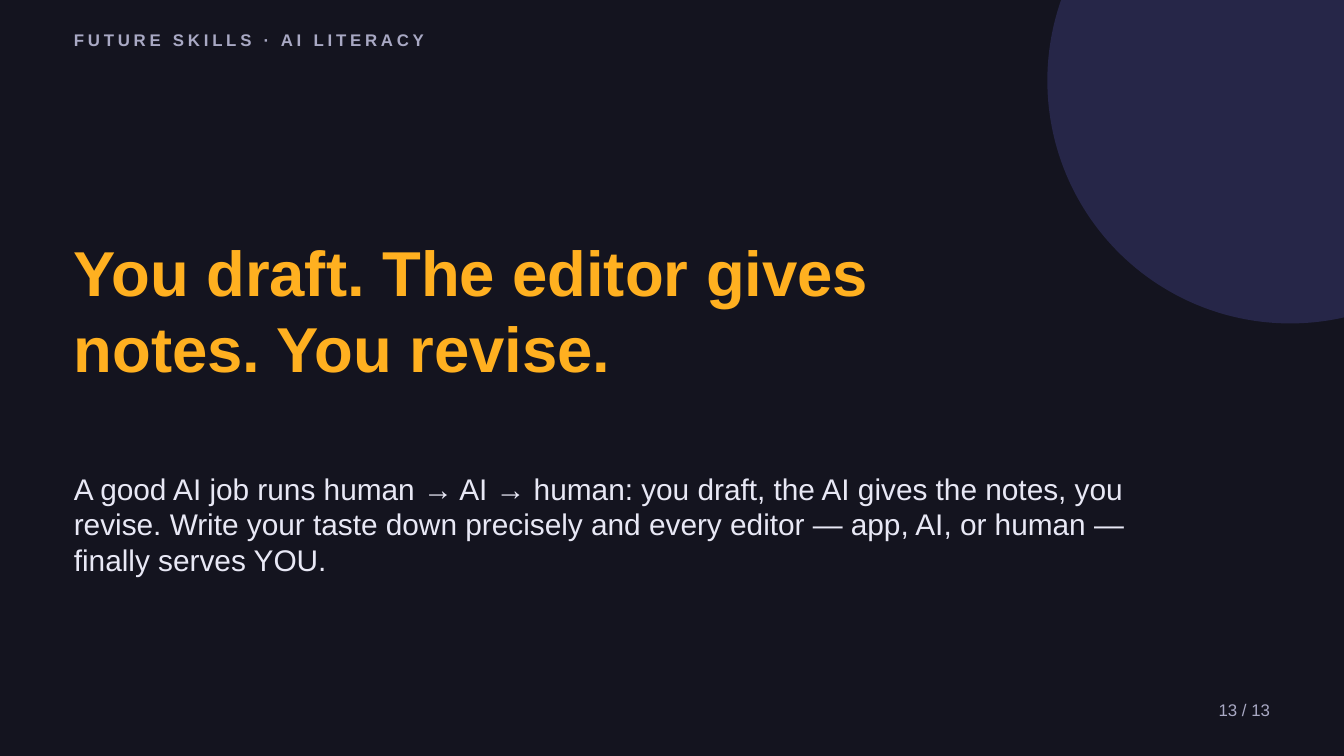
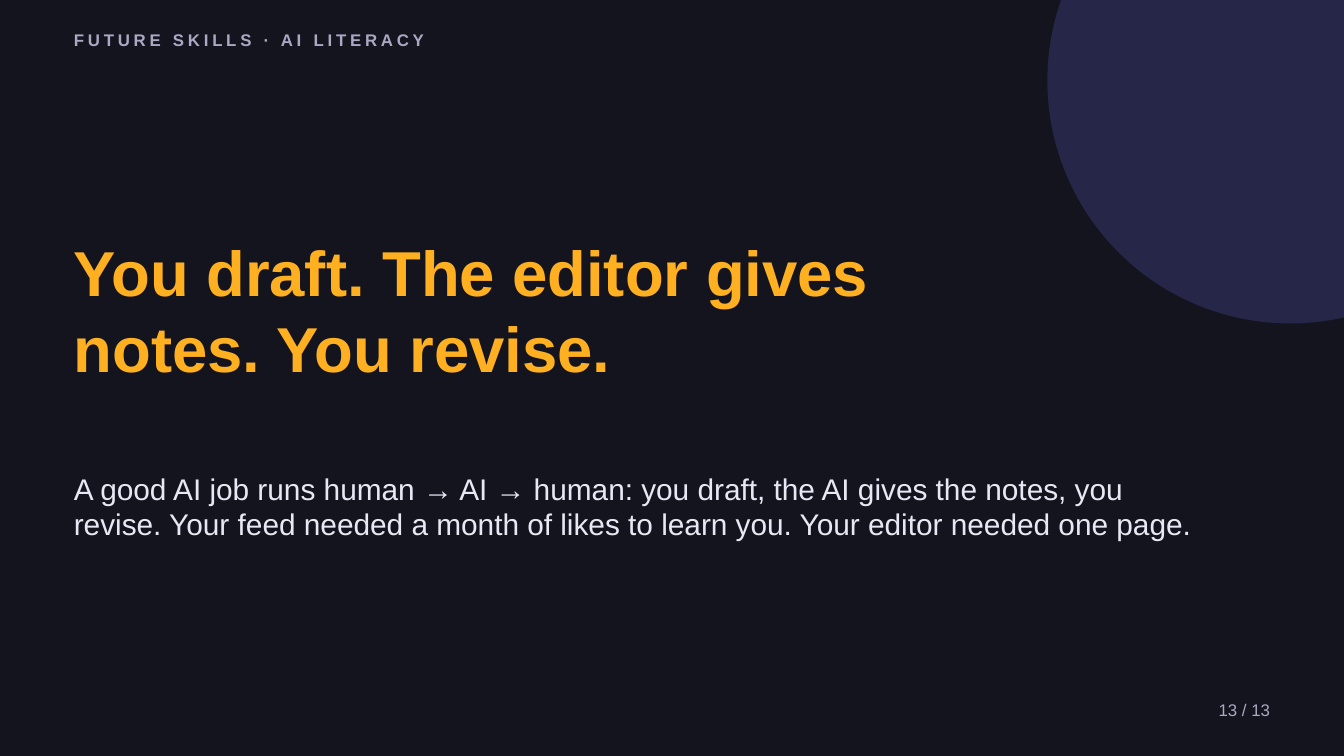
Before and after one commit to phiunit/tptphi, a slide deck: slide 13 of products/ai-taste-file/dist/Teach AI Your Taste - Slides.pptx. Drawn at 1344x756 pixels with LibreOffice and Linux fonts; fonts in the diff are those of the drawing. Boxes give left, top, right and bottom in pixels: in the first picture for what was removed or moved away, otherwise in the second. Text is boxed around its words. In the diff, an @@ line names an element or a change of style, - is before the commit and + after.

```diff
--- a/products/ai-taste-file/dist/Teach AI Your Taste - Slides.pptx
+++ b/products/ai-taste-file/dist/Teach AI Your Taste - Slides.pptx
@@ text at (74,478,1191,541): text changed @@
-A good AI job runs human → AI → human: you draft, the AI gives the notes, you revise. Write your taste down precisely and every editor — app, AI, or human — finally serves YOU.
+A good AI job runs human → AI → human: you draft, the AI gives the notes, you revise. Your feed needed a month of likes to learn you. Your editor needed one page.
```
Also in this commit, not shown: 8 other slides changed, 35 other files.
